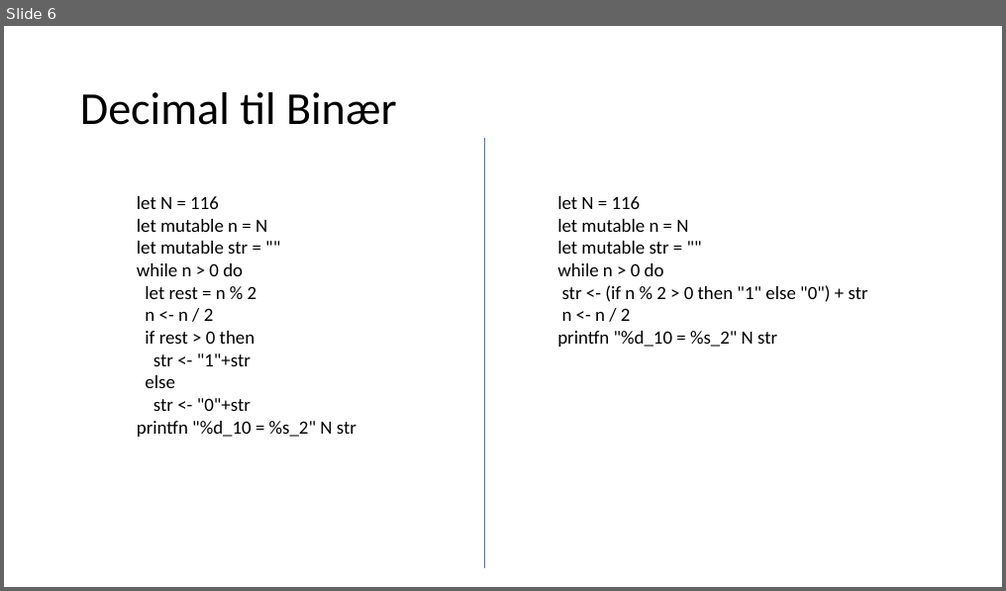
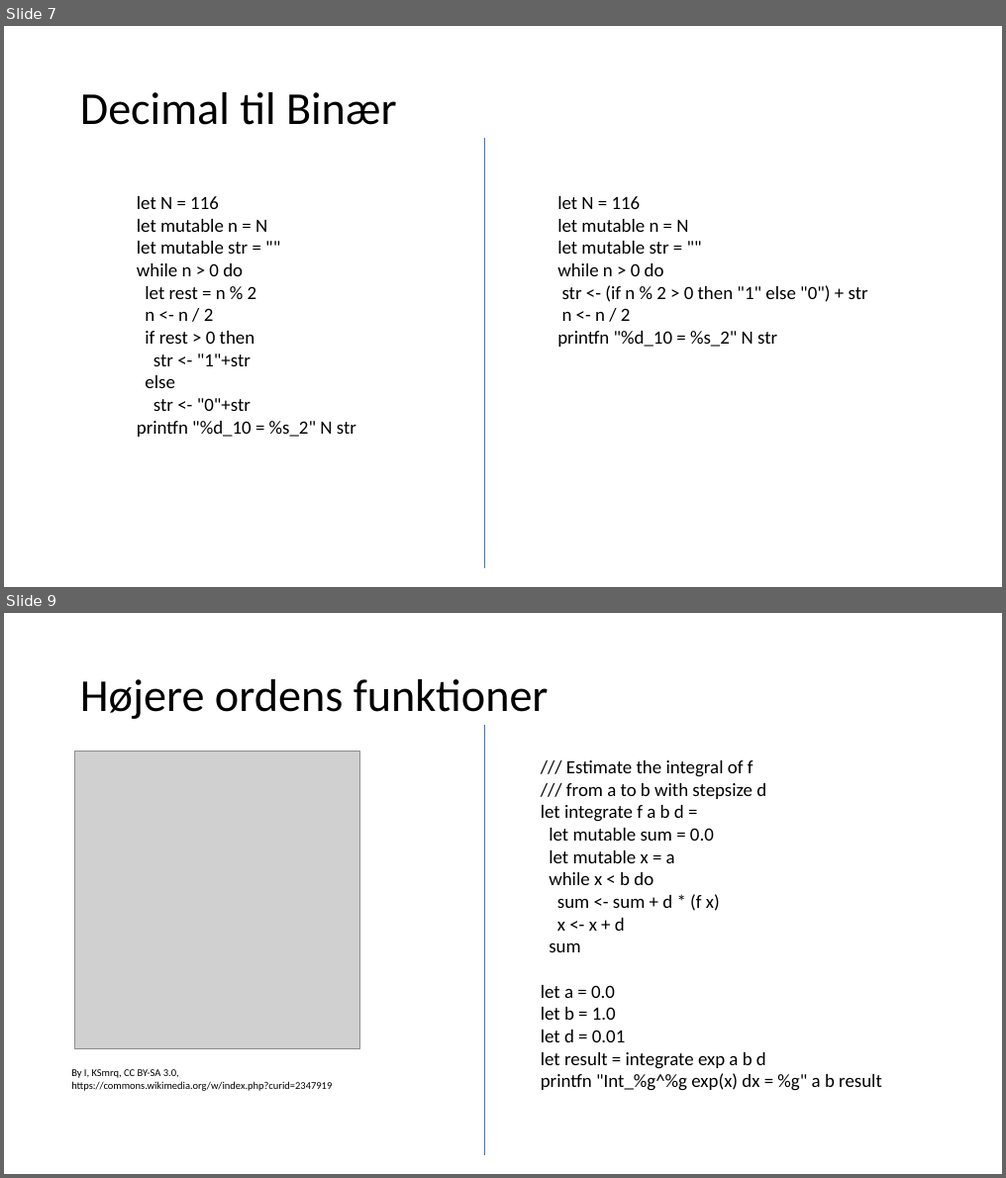
Before and after one commit to fisterloegsovs/pop22, a slide deck: lectures/3.3ConditionalsTuplesNFunctions/lecture.pptx. Shown one above the other, each under a label of ours: slide 6 before the commit, slides 7 and 9 after it; the slides between them are not shown. The pictures are 1006x591 and 1006x1178 pixels, drawn with LibreOffice and Linux fonts; fonts in the diff are those of the drawing; grey boxes stand for pictures. Boxes give left, top, right and bottom in pixels: in the first picture for what was removed or moved away, otherwise in the second. Text is boxed around its words. In the diff, an @@ line names an element or a change of style, - is before the commit and + after.

```diff
--- a/lectures/3.3ConditionalsTuplesNFunctions/lecture.pptx
+++ b/lectures/3.3ConditionalsTuplesNFunctions/lecture.pptx
@@ slide 9 added at [4,613,1002,1174], background #FFFFFF @@
@@ title added at [80,679,548,719], 44 pt, text #000000 @@
+Højere ordens funktioner
@@ line added from (484, 725) to (484, 1156), #4472C4 0.5 pt @@
@@ picture added at [75,752,360,1050] @@
@@ text added at [541,761,882,1091], 18 pt, text #000000 @@
+/// Estimate the integral of f
+/// from a to b with stepsize d
+let integrate f a b d =
+let mutable sum = 0.0
+let mutable x = a
+while x < b do
+sum <- sum + d * (f x)
+x <- x + d
+sum
+let a = 0.0
+let b = 1.0
+let d = 0.01
+let result = integrate exp a b d
+printfn "Int_%g^%g exp(x) dx = %g" a b result
@@ text added at [71,1069,332,1091], 10 pt, text #000000 @@
+By I, KSmrq, CC BY-SA 3.0,
+https://commons.wikimedia.org/w/index.php?curid=2347919
@@ what was slide 6 is now slide 7 @@
```
Also in this commit, not shown: 1 slide changed, 4 other slides added, 7 other files.
